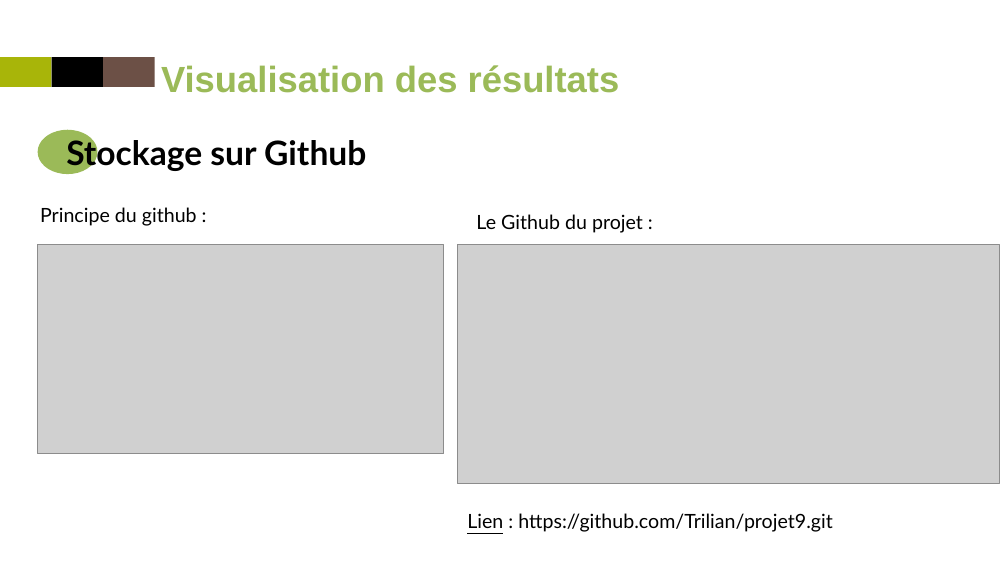
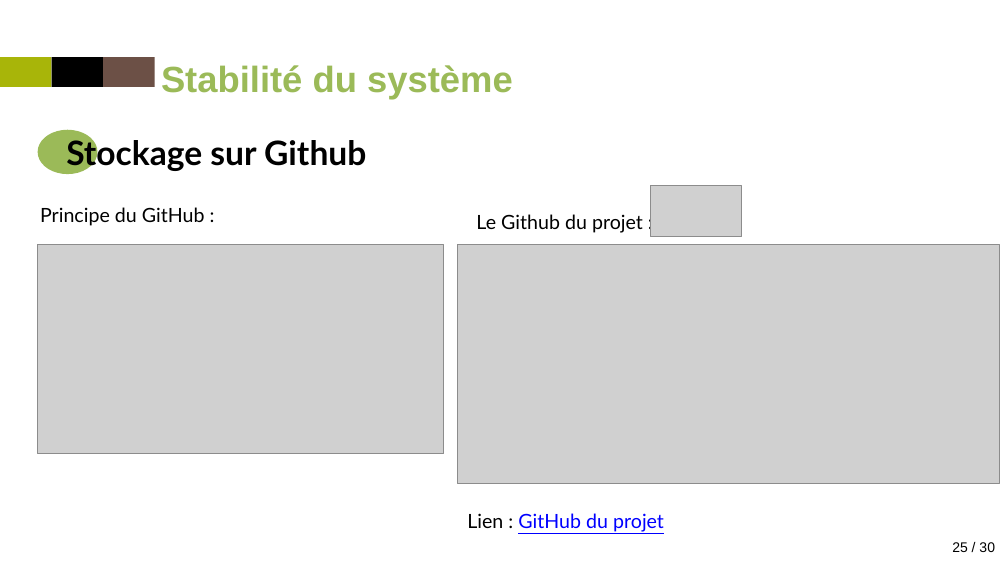
Before and after one commit to Trilian/projet9, a slide deck: slide 25 of P9_presentation.pptx. Drawn at 1008x567 pixels with LibreOffice and Linux fonts; fonts in the diff are those of the drawing; grey boxes stand for pictures. Boxes give left, top, right and bottom in pixels: in the first picture for what was removed or moved away, otherwise in the second. Text is boxed around its words. In the diff, an @@ line names an element or a change of style, - is before the commit and + after.

Commit message:
derniere version du projet

```diff
--- a/P9_presentation.pptx
+++ b/P9_presentation.pptx
@@ title at [161, 65, 513, 99]: text changed @@
-Visualisation des résultats
+Stabilité du système
@@ text at [40, 207, 205, 226]: text changed @@
-Principe du github :
+Principe du GitHub :
@@ picture added at [650, 185, 741, 237] @@
@@ text at [467, 513, 664, 532]: text changed; text colour #000000 to #0000FF @@
-Lien : https://github.com/Trilian/projet9.git
+Lien : GitHub du projet
@@ page number added at [937, 542, 995, 552], 10 pt, text #000000 @@
+2525 / 30
```
Also in this commit, not shown: 24 other slides changed, 1 slide removed, 36 other files.
